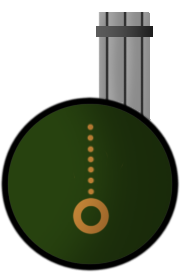
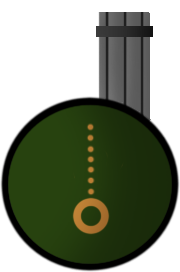
Layer changes from the first 180x272 image to the second:
painted on "Soldier" over 7, 102, 173, 265
added layer "Layer 4" above "Background" over 8, 104, 172, 264
